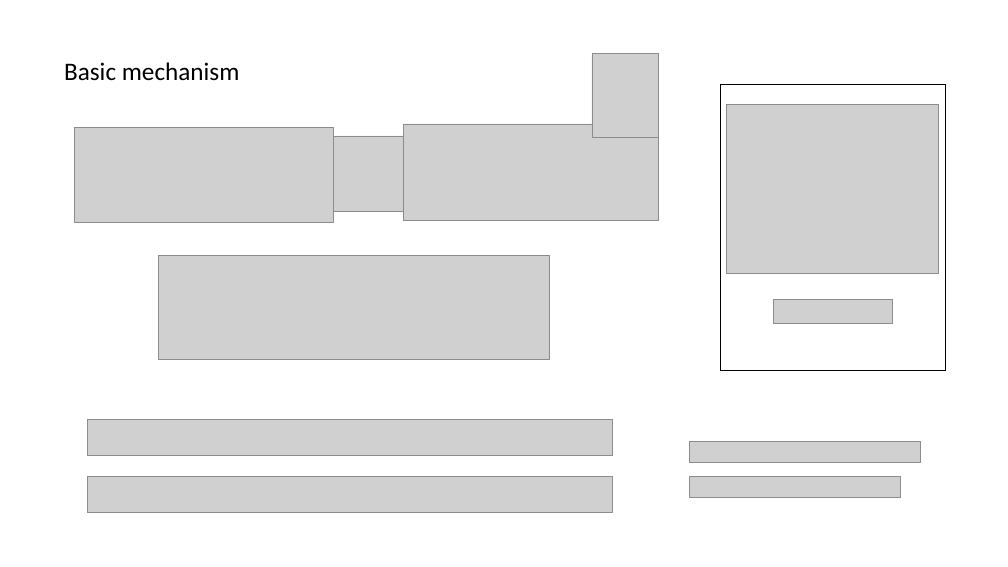
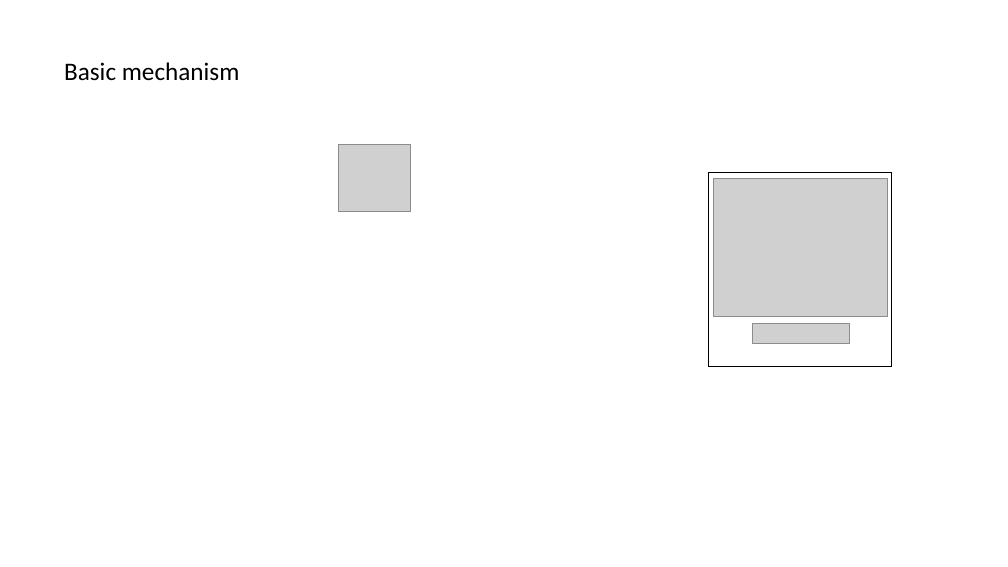
Before and after one commit to huanium/huanium, a slide deck: slide 7 of MIT PhD/ZGS/ZGS -Aug-26-2022/BUI-ZGS-Aug-26-2022.pptx (slide 3 before the commit). Drawn at 1008x567 pixels with LibreOffice and Linux fonts; fonts in the diff are those of the drawing; grey boxes stand for pictures. Boxes give left, top, right and bottom in pixels: in the first picture for what was removed or moved away, otherwise in the second. Text is boxed around its words. In the diff, an @@ line names an element or a change of style, - is before the commit and + after.

```diff
--- a/MIT PhD/ZGS/ZGS -Aug-26-2022/BUI-ZGS-Aug-26-2022.pptx
+++ b/MIT PhD/ZGS/ZGS -Aug-26-2022/BUI-ZGS-Aug-26-2022.pptx
@@ picture removed at [592,54,659,137] @@
@@ picture removed at [74,127,333,222] @@
@@ picture: place and size @@
-picture at [329,136,411,212]
+picture at [339,144,411,212]
@@ picture removed at [404,124,659,221] @@
@@ rectangle: place and size @@
-rectangle at [721,84,946,371]
+rectangle at [709,172,892,367]
@@ picture: place and size @@
-picture at [727,105,939,274]
+picture at [714,178,887,317]
@@ picture removed at [159,256,550,360] @@
@@ picture: place and size @@
-picture at [774,299,893,324]
+picture at [752,324,850,343]
@@ picture removed at [88,420,613,455] @@
@@ picture removed at [690,442,920,463] @@
@@ picture removed at [88,477,613,513] @@
@@ picture removed at [690,477,901,498] @@
```
Also in this commit, not shown: 11 other slides changed, 17 slides added, 1 slide removed, 11 other files.
